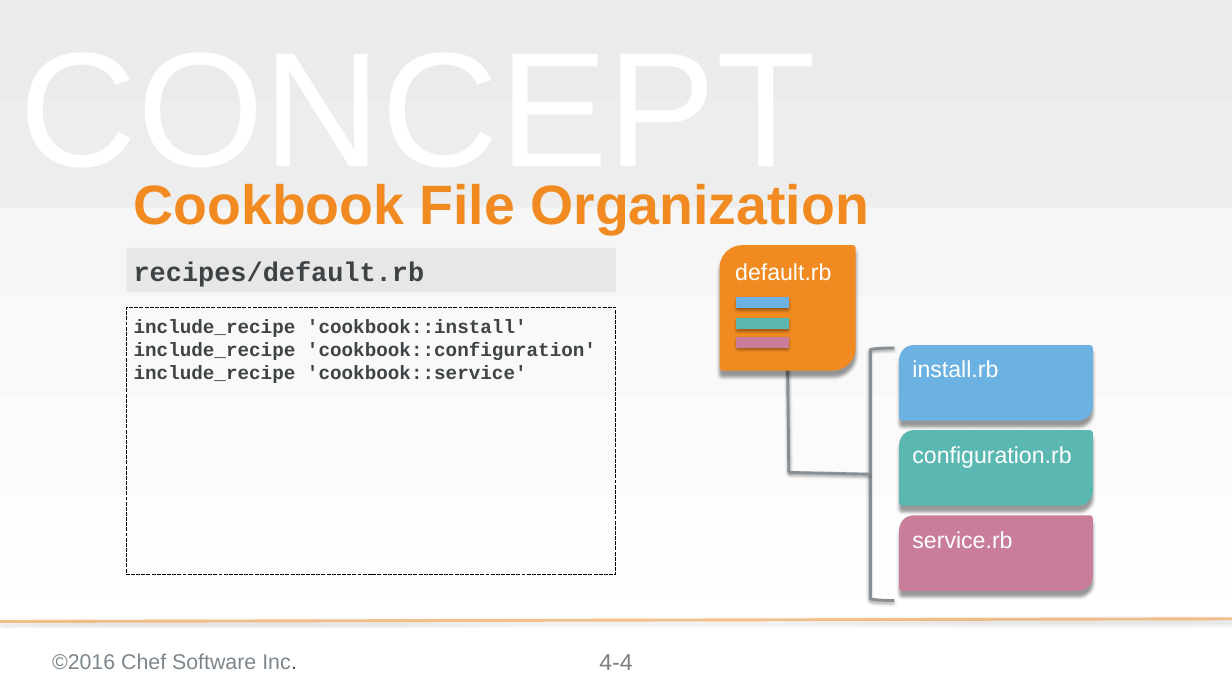
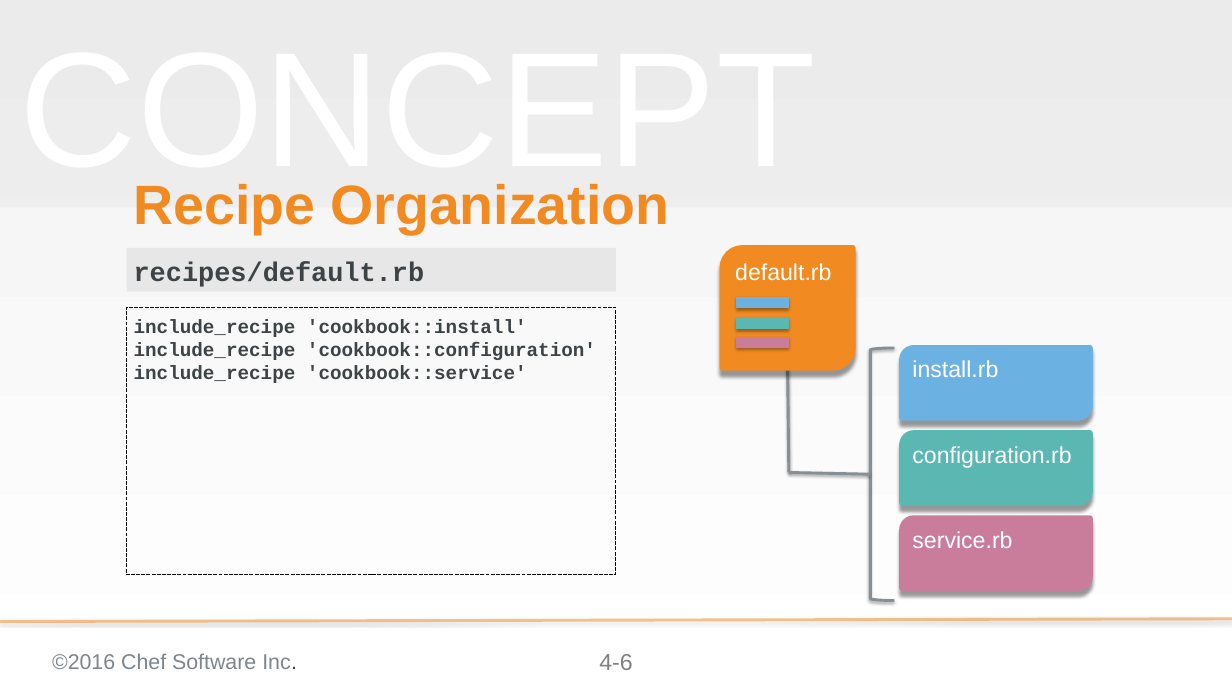
Before and after one commit to chef-training/test_driven_cookbook_development, a slide deck: slide 6 of 04-refactoring_cookbooks_with_tests.pptx (slide 4 before the commit). Drawn at 1232x693 pixels with LibreOffice and Linux fonts; fonts in the diff are those of the drawing; background and template pictures are left out. Boxes give left, top, right and bottom in pixels: in the first picture for what was removed or moved away, otherwise in the second. Text is boxed around its words. In the diff, an @@ line names an element or a change of style, - is before the commit and + after.

```diff
--- a/04-refactoring_cookbooks_with_tests.pptx
+++ b/04-refactoring_cookbooks_with_tests.pptx
@@ title at box(134, 184, 669, 234): text changed @@
-Cookbook File Organization
+Recipe Organization
@@ page number at box(599, 654, 632, 670): text changed @@
-4-4
+4-6
```
Also in this commit, not shown: 12 other slides changed, 2 slides added.
